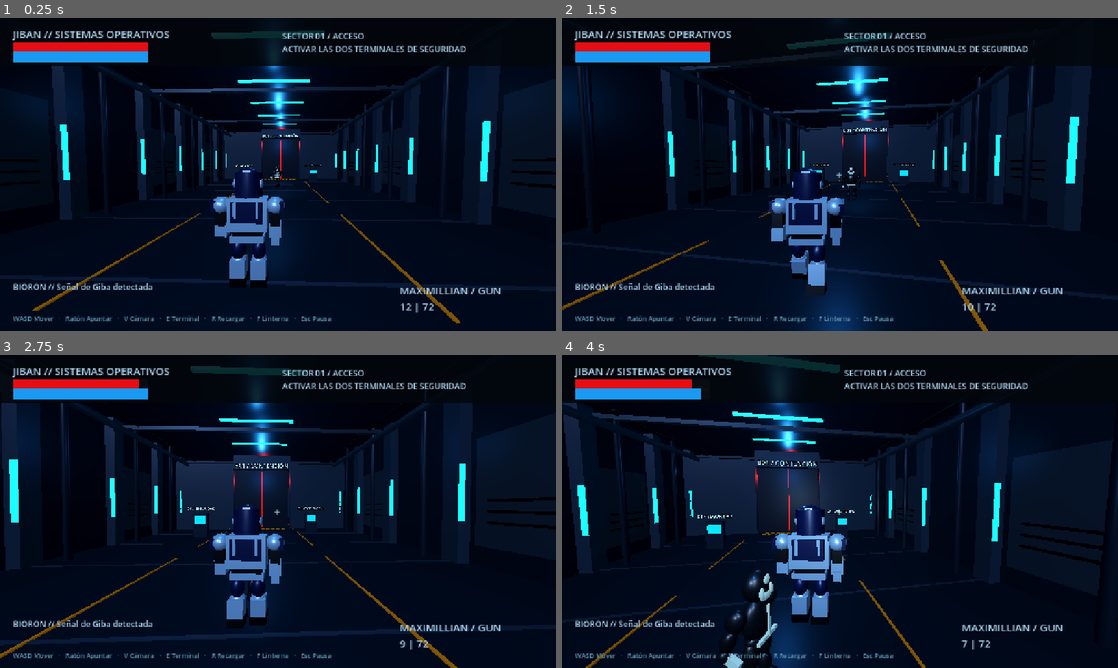
Above: before the commit, frames 1-4 (two rows, left to right).
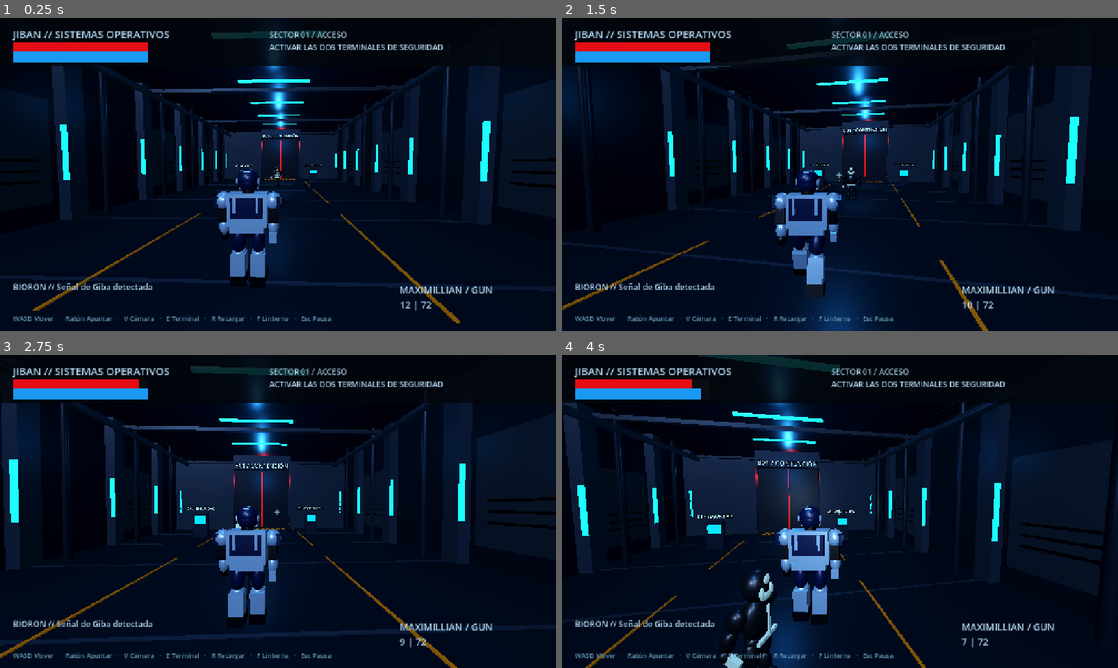
Above: after the commit, the same moments.

Repository: facszero/Jiban-Game
Game: Godot game, scene res://scenes/main.tscn
The game is run twice, just before and just after one commit, with the same random seed, the same clock (stepped at 60 frames per second) and the same inputs.
Inputs (mouse positions are in pixels of both pictures, inside the frame that each line leads up to):
- Up to frame 1 (0.25 s): no input
- Up to frame 2 (1.5 s): move the mouse to (867, 174) at 0.52 s; hold Right mouse button (aim) 0.53-1.28 s; hold W (forward) from 0.53 s (still down); click (867, 174) at 0.67 s; tap Space (jump) at 0.77 s; move the mouse to (812, 174) at 1.27 s; click (812, 174) at 1.35 s
- Up to frame 3 (2.75 s): keep holding W (forward); tap Space (jump) at 1.52 s; move the mouse to (289, 505) at 2.02 s; hold E (interact) from 2.03 s (still down); click (289, 505) at 2.17 s
- Up to frame 4 (4 s): keep holding W (forward); move the mouse to (834, 517) at 2.77 s; release E (interact) at 2.78 s; tap F (scan) at 2.85 s; click (834, 517) at 2.92 s; tap Space (jump) at 3.02, 3.77 s; move the mouse to (878, 514) at 3.52 s; hold Shift (sprint) from 3.53 s (still down); click (878, 514) at 3.67 s

The runs differ from the first frame. In frame 1, 2.7% of the frame differs, in the area x 37-90%, y 4-95%; in frame 2, 2.9%; in frame 3, 2.8%; in frame 4, 2.8%.

Commit message:
Fix mobile HUD overlap and directional icons; refine Jiban proportions

Diff:
--- a/scripts/game.gd
+++ b/scripts/game.gd
@@ -77,6 +77,7 @@
 	return label
 
 func create_hud() -> void:
+	var touch := DisplayServer.is_touchscreen_available() or OS.has_feature("mobile") or OS.has_environment("JIBAN_TOUCH_PREVIEW")
 	var canvas := CanvasLayer.new()
 	add_child(canvas)
 	var frame := Control.new()
@@ -104,12 +105,22 @@
 			health_bar = bar
 		else:
 			energy_bar = bar
-	objective_label = text_label(frame, Vector2(650, 28), 19)
+	objective_label = text_label(frame, Vector2(620, 25), 18)
+	objective_label.size = Vector2(490, 75)
+	objective_label.autowrap_mode = TextServer.AUTOWRAP_WORD_SMART
 	var reticle := text_label(frame, Vector2(630, 343), 26, Color(0.7, 0.95, 1, 0.85))
 	reticle.text = "+"
-	hint = text_label(frame, Vector2(30, 605), 19)
-	ammo_label = text_label(frame, Vector2(920, 610), 24)
+	hint = text_label(frame, Vector2(320, 545) if touch else Vector2(30, 605), 19)
+	if touch:
+		hint.size = Vector2(620, 55)
+		hint.horizontal_alignment = HORIZONTAL_ALIGNMENT_CENTER
+		hint.autowrap_mode = TextServer.AUTOWRAP_WORD_SMART
+	ammo_label = text_label(frame, Vector2(440, 610) if touch else Vector2(920, 610), 22)
+	if touch:
+		ammo_label.size = Vector2(400, 60)
+		ammo_label.horizontal_alignment = HORIZONTAL_ALIGNMENT_CENTER
 	var controls := text_label(frame, Vector2(30, 680), 15, Color(0.4, 0.6, 0.7))
+	controls.visible = not touch
 	controls.text = "WASD Mover   ·   Ratón Apuntar   ·   V Cámara   ·   E Terminal   ·   R Recargar   ·   F Linterna   ·   Esc Pausa"
 	overlay = ColorRect.new()
 	frame.add_child(overlay)
--- a/scripts/player.gd
+++ b/scripts/player.gd
@@ -75,7 +75,7 @@
 	Geo.box(body_model, Vector3(0, 1.3, 0.2), Vector3(0.52, 0.34, 0.06), blue)
 	Geo.box(body_model, Vector3(0, 0.91, 0), Vector3(0.5, 0.22, 0.3), black)
 	Geo.box(body_model, Vector3(0, 0.84, 0), Vector3(0.57, 0.1, 0.35), silver)
-	Geo.cylinder(body_model, Vector3(0, 1.75, 0), 0.24, 0.41, blue)
+	Geo.ellipsoid(body_model, Vector3(0, 1.75, 0), Vector3(0.46, 0.45, 0.42), blue)
 	Geo.box(body_model, Vector3(0, 1.68, -0.15), Vector3(0.4, 0.19, 0.2), silver)
 	Geo.box(body_model, Vector3(0, 1.78, -0.25), Vector3(0.4, 0.055, 0.04), red)
 	Geo.box(body_model, Vector3(0, 1.97, -0.02), Vector3(0.13, 0.035, 0.35), silver)
@@ -99,18 +99,21 @@
 	for side in [-1, 1]:
 		var leg := Node3D.new()
 		body_model.add_child(leg)
-		leg.position = Vector3(side * 0.18, 0.8, 0)
+		leg.position = Vector3(side * 0.17, 1.0, 0)
+		leg.scale = Vector3(0.95, 1.25, 0.95)
 		Geo.ellipsoid(leg, Vector3(0, -0.18, 0), Vector3(0.25, 0.38, 0.28), blue)
 		Geo.ellipsoid(leg, Vector3(0, -0.37, -0.04), Vector3(0.27, 0.17, 0.3), silver)
 		Geo.box(leg, Vector3(0, -0.53, 0), Vector3(0.26, 0.35, 0.28), silver)
 		Geo.box(leg, Vector3(0, -0.72, -0.07), Vector3(0.28, 0.14, 0.43), black)
 		var arm := Node3D.new()
 		body_model.add_child(arm)
-		arm.position = Vector3(side * 0.47, 1.45, 0)
+		arm.position = Vector3(side * 0.43, 1.53, 0)
+		arm.scale = Vector3(0.9, 1.06, 0.9)
 		Geo.ellipsoid(arm, Vector3(0, -0.06, 0), Vector3(0.32, 0.3, 0.36), silver)
 		Geo.box(arm, Vector3(side * 0.1, -0.07, 0), Vector3(0.08, 0.18, 0.29), blue)
 		Geo.box(arm, Vector3(0, -0.28, 0), Vector3(0.17, 0.25, 0.2), black)
-		Geo.box(arm, Vector3(0, -0.49, -0.05), Vector3(0.2, 0.24, 0.22), silver)
+		Geo.ellipsoid(arm, Vector3(0, -0.49, -0.05), Vector3(0.21, 0.28, 0.23), silver)
+		Geo.ellipsoid(arm, Vector3(0, -0.65, -0.06), Vector3(0.16, 0.17, 0.18), black)
 		if side == -1:
 			leg_left = leg
 			arm_left = arm
@@ -118,6 +121,21 @@
 			leg_right = leg
 			arm_right = arm
 	Geo.box(arm_right, Vector3(0, -0.65, -0.15), Vector3(0.13, 0.17, 0.46), silver)
+
+	# Raise the waist/hips and reduce the helmet to an adult heroic silhouette.
+	# The collision capsule and camera stay stable; only visual geometry changes.
+	for part in body_model.get_children():
+		if part == leg_left or part == leg_right or part == arm_left or part == arm_right:
+			continue
+		if part.position.y > 1.57:
+			part.position = Vector3(0, 1.83, 0) + (part.position - Vector3(0, 1.8, 0)) * 0.8
+			part.scale *= 0.8
+		elif part.position.y < 1.1:
+			part.position.y += 0.16
+		else:
+			part.position.y += 0.08
+	Geo.cylinder(body_model, Vector3(0, 1.64, 0), 0.105, 0.13, black)
+	Geo.ellipsoid(body_model, Vector3(0, 0.97, 0), Vector3(0.43, 0.28, 0.3), blue)
 
 func _unhandled_input(event: InputEvent) -> void:
 	if health <= 0.0 or get_tree().paused:
--- a/scripts/touch_controls.gd
+++ b/scripts/touch_controls.gd
@@ -11,7 +11,7 @@
 	layer = 5
 	process_mode = Node.PROCESS_MODE_ALWAYS
 	player = get_tree().get_first_node_in_group("player")
-	var active := force_visible or DisplayServer.is_touchscreen_available() or OS.has_feature("mobile")
+	var active := force_visible or OS.has_environment("JIBAN_TOUCH_PREVIEW") or DisplayServer.is_touchscreen_available() or OS.has_feature("mobile")
 	if not active:
 		return
 	var layout := Node2D.new()
@@ -35,17 +35,25 @@
 			points.append(Vector2.from_angle(TAU * i / 32.0) * 38)
 		disc.polygon = points
 		disc.color = Color(0.06, 0.22, 0.32, 0.75)
-		var label := Label.new()
-		button.add_child(label)
-		label.position = Vector2(-38, -13)
-		label.size = Vector2(76, 26)
-		label.horizontal_alignment = HORIZONTAL_ALIGNMENT_CENTER
-		label.add_theme_font_size_override("font_size", 16)
-		label.text = entry[1]
-		label.mouse_filter = Control.MOUSE_FILTER_IGNORE
+		if entry[0] in ["forward", "back", "left", "right"]:
+			var arrow := Polygon2D.new()
+			button.add_child(arrow)
+			arrow.polygon = PackedVector2Array([Vector2(0, -20), Vector2(18, -2), Vector2(7, -2), Vector2(7, 18), Vector2(-7, 18), Vector2(-7, -2), Vector2(-18, -2)])
+			arrow.color = Color(0.8, 0.94, 1.0)
+			arrow.rotation = {"forward": 0.0, "right": PI / 2.0, "back": PI, "left": -PI / 2.0}[entry[0]]
+		else:
+			var label := Label.new()
+			button.add_child(label)
+			label.position = Vector2(-38, -13)
+			label.size = Vector2(76, 26)
+			label.horizontal_alignment = HORIZONTAL_ALIGNMENT_CENTER
+			label.add_theme_font_size_override("font_size", 16)
+			label.text = entry[1]
+			label.mouse_filter = Control.MOUSE_FILTER_IGNORE
+
 	var help := Label.new()
 	layout.add_child(help)
-	help.position = Vector2(400, 640)
+	help.position = Vector2(430, 680)
 	help.text = "Arrastrá el centro/derecha para mirar"
 	var scale_layout := func():
 		var viewport := get_viewport().get_visible_rect().size
Not shown, changed: export_presets.cfg
